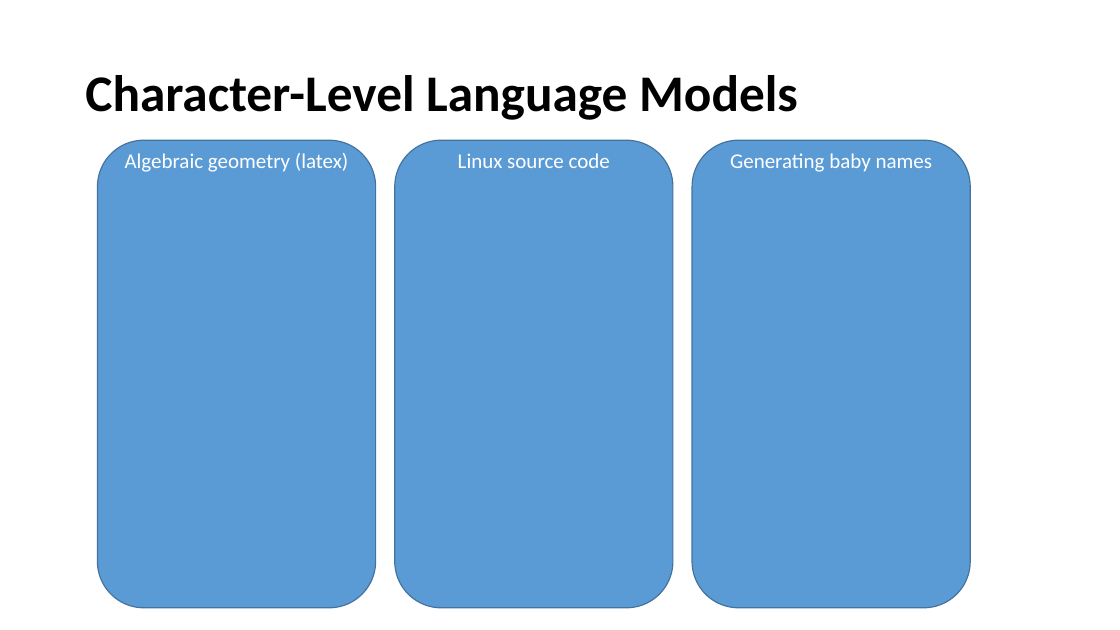
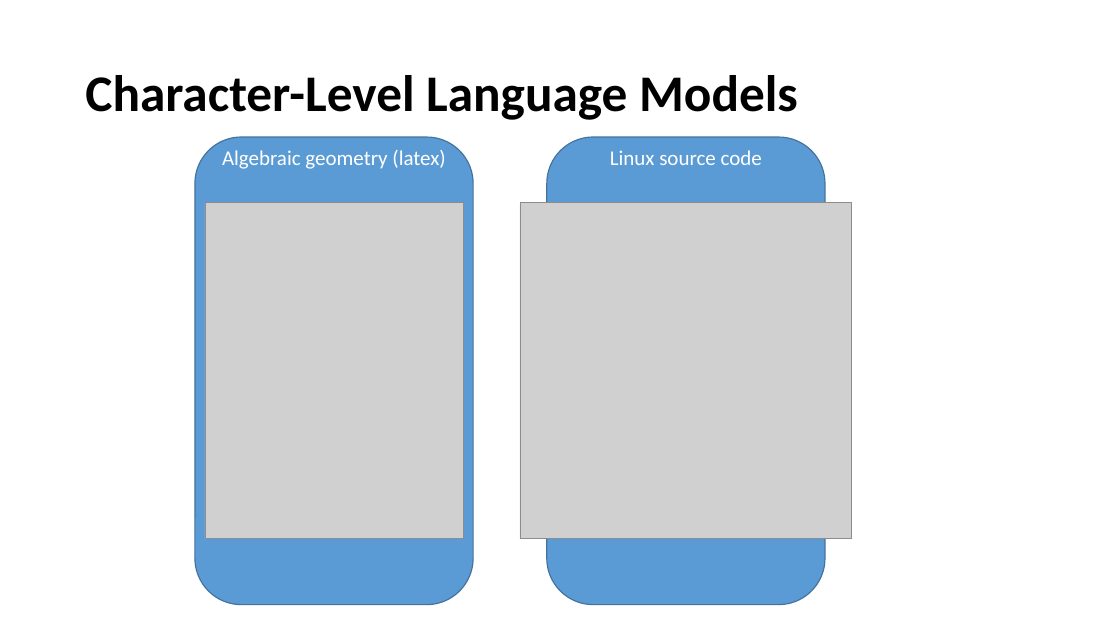
Before and after one commit to haachicanoy/CSmaster, a slide deck: slide 7 of _semester_1/_pattern_recognition/_presentations/The unreasonable effectiveness of Recurrent Neural Networks.pptx (slide 8 before the commit). Drawn at 1120x630 pixels with LibreOffice and Linux fonts; fonts in the diff are those of the drawing; grey boxes stand for pictures. Boxes give left, top, right and bottom in pixels: in the first picture for what was removed or moved away, otherwise in the second. Text is boxed around its words. In the diff, an @@ line names an element or a change of style, - is before the commit and + after.

Commit message:
PR presentation 1

```diff
--- a/_semester_1/_pattern_recognition/_presentations/The unreasonable effectiveness of Recurrent Neural Networks.pptx
+++ b/_semester_1/_pattern_recognition/_presentations/The unreasonable effectiveness of Recurrent Neural Networks.pptx
@@ rounded rectangle "Algebraic geometry (latex)": place and size @@
-rounded rectangle "Algebraic geometry (latex)" at <box>97,140,376,608</box>
+rounded rectangle "Algebraic geometry (latex)" at <box>195,137,473,605</box>
@@ rounded rectangle "Linux source code": place and size @@
-rounded rectangle "Linux source code" at <box>395,140,673,608</box>
+rounded rectangle "Linux source code" at <box>547,137,825,605</box>
@@ rounded rectangle removed at <box>692,140,970,608</box> @@
-Generating baby names
@@ picture added at <box>205,203,463,539</box> @@
@@ picture added at <box>520,203,852,539</box> @@
```
Also in this commit, not shown: 1 other slide changed, 2 slides removed, 2 other files.
